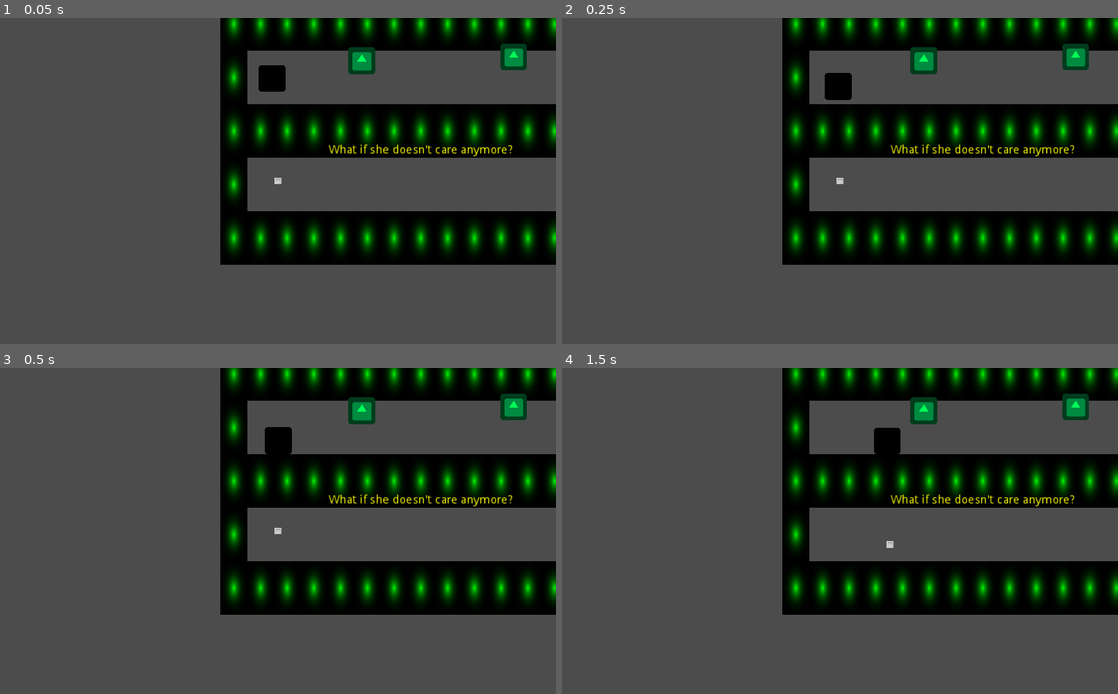
Above: before the commit, frames 1-4 (two rows, left to right).
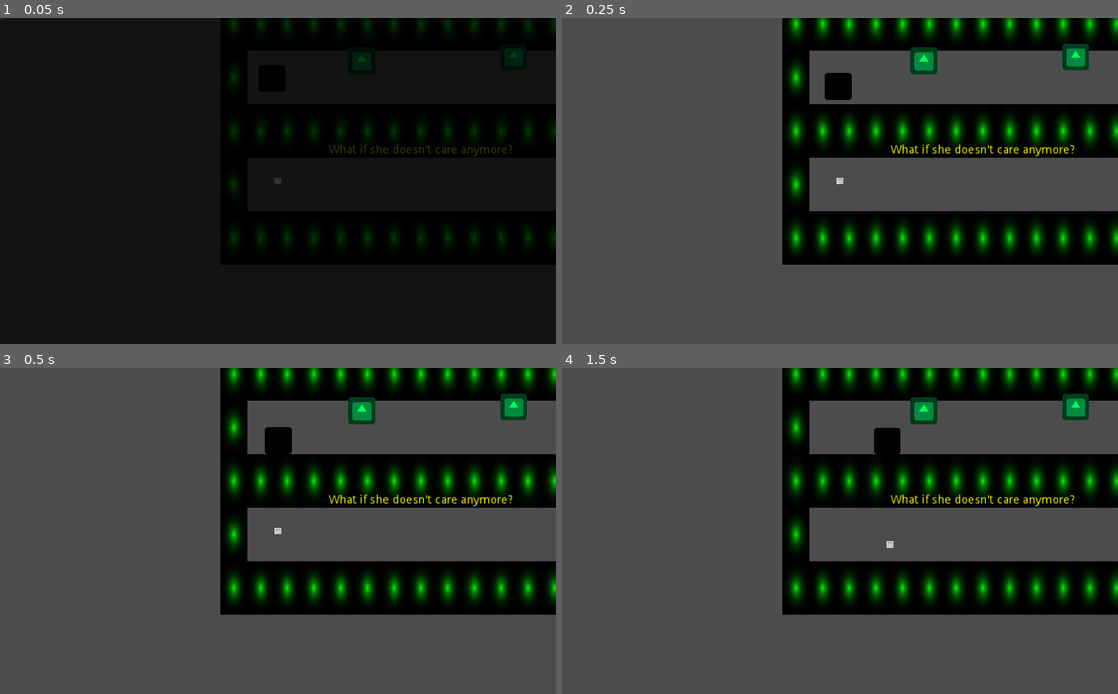
Above: after the commit, the same moments.

Repository: Screen-Punch/intd450
Game: Godot game, scene res://Levels/Level1-3.tscn
Two runs of this game, one before a commit and one after it. Both use one fixed random seed, a clock stepped at 60 frames per second and the inputs below. This scene is started directly instead of the project's main scene. The engine's default icon, where the game draws it, is replaced by a stand-in: a white triangle on a blue panel in a dark square.
Inputs:
- Up to frame 1 (0.05 s): no input
- Up to frame 2 (0.25 s): no input
- Up to frame 3 (0.5 s): no input
- Up to frame 4 (1.5 s): tap Enter at 0.5 s; hold Right (ui_right) 0.53-1.28 s; hold Down (ui_down) from 1.28 s (still down)

The runs differ from the first frame. In frame 1, 79% of the frame differs, in the area x 0-100%, y 0-100%; in frame 2, nothing differs; in frame 3, nothing differs; in frame 4, nothing differs.

Commit message:
Fixed screen transition

Diff:
--- a/Levels/Level1-3.tscn
+++ b/Levels/Level1-3.tscn
@@ -13,7 +13,7 @@
 polygons = [ PoolIntArray( 0, 1, 2, 3 ) ]
 outlines = [ PoolVector2Array( 465.96, -49.6143, 462.96, 28.3859, -503.043, 22.3859, -504.043, -52.6143 ) ]
 
-[node name="Level1-3" type="Node2D" index="0"]
+[node name="Level1-3" type="Node2D"]
 
 [node name="TileMap" type="TileMap" parent="." index="0"]
 
--- a/Scenes/player.tscn
+++ b/Scenes/player.tscn
@@ -1,18 +1,38 @@
-[gd_scene load_steps=8 format=2]
-
-[ext_resource path="res://Scripts/player.gd" type="Script" id=1]
+[gd_scene load_steps=10 format=2]
+
+[ext_resource path="res://Scripts/Player.gd" type="Script" id=1]
 [ext_resource path="res://Art/player.png" type="Texture" id=2]
-[ext_resource path="res://Scenes/Camera2D.gd" type="Script" id=3]
+[ext_resource path="res://Scripts/Camera2D.gd" type="Script" id=3]
 [ext_resource path="res://Scripts/Shaker.gd" type="Script" id=4]
-[ext_resource path="res://Scenes/Zoomer.gd" type="Script" id=5]
+[ext_resource path="res://Scripts/Zoomer.gd" type="Script" id=5]
 [ext_resource path="res://Scripts/PauseMenu.gd" type="Script" id=6]
+[ext_resource path="res://godotIcon.png" type="Texture" id=7]
 
 [sub_resource type="RectangleShape2D" id=1]
 
 custom_solver_bias = 0.0
 extents = Vector2( 8, 8 )
 
-[node name="player" type="KinematicBody2D" groups=[
+[sub_resource type="Animation" id=2]
+
+resource_name = "SceneTransition"
+length = 0.2
+loop = false
+step = 0.02
+tracks/0/type = "value"
+tracks/0/path = NodePath("ScreenBlocker:modulate")
+tracks/0/interp = 1
+tracks/0/loop_wrap = true
+tracks/0/imported = false
+tracks/0/enabled = true
+tracks/0/keys = {
+"times": PoolRealArray( 0, 0.2 ),
+"transitions": PoolRealArray( 1, 1 ),
+"update": 0,
+"values": [ Color( 0, 0, 0, 1 ), Color( 0, 0, 0, 0 ) ]
+}
+
+[node name="Player" type="KinematicBody2D" index="0" groups=[
 "Player",
 ]]
 
@@ -68,7 +88,6 @@
 [node name="CanvasLayer" type="CanvasLayer" parent="." index="3"]
 
 pause_mode = 2
-editor/display_folded = true
 layer = 1
 offset = Vector2( 0, 0 )
 rotation = 0.0
@@ -170,6 +189,24 @@
 flat = false
 align = 1
 
+[node name="SceneTransition" type="AnimationPlayer" parent="CanvasLayer" index="1"]
+
+root_node = NodePath("..")
+autoplay = ""
+playback_process_mode = 1
+playback_default_blend_time = 0.0
+playback_speed = 1.0
+anims/SceneTransition = SubResource( 2 )
+blend_times = [  ]
+
+[node name="ScreenBlocker" type="Sprite" parent="CanvasLayer" index="2"]
+
+modulate = Color( 0, 0, 0, 1 )
+position = Vector2( 553.168, 316.428 )
+scale = Vector2( 18.2865, 10.8884 )
+texture = ExtResource( 7 )
+_sections_unfolded = [ "Visibility" ]
+
 [connection signal="pressed" from="CanvasLayer/PauseMenu/ResumeButton" to="CanvasLayer/PauseMenu" method="_on_ResumeButton_pressed"]
 
 [connection signal="pressed" from="CanvasLayer/PauseMenu/ExitButton" to="CanvasLayer/PauseMenu" method="_on_ExitButton_pressed"]
--- a/Scenes/Camera2D.gd
+++ b/Scripts/Camera2D.gd
@@ -36,6 +36,3 @@
 	else:
 		if total_zoom < 0:
 			zoomfactor = 1+zoomfactor_speed
-
-	print(zoomfactor, '+',distance, '+',relative_dis,'+',total_zoom)
-	pass
--- a/Scripts/player.gd
+++ b/Scripts/player.gd
@@ -18,7 +18,7 @@
 	var monsters  = get_tree().get_nodes_in_group("Monster")
 	for t in monsters:
 		target = t
-	#$SceneTransition.play("SceneTransition")
+	$CanvasLayer/SceneTransition.play("SceneTransition")
 	vulnerable = true
 
 func _physics_process(delta):
Renamed: Scenes/Zoomer.gd -> Scripts/Zoomer.gd
